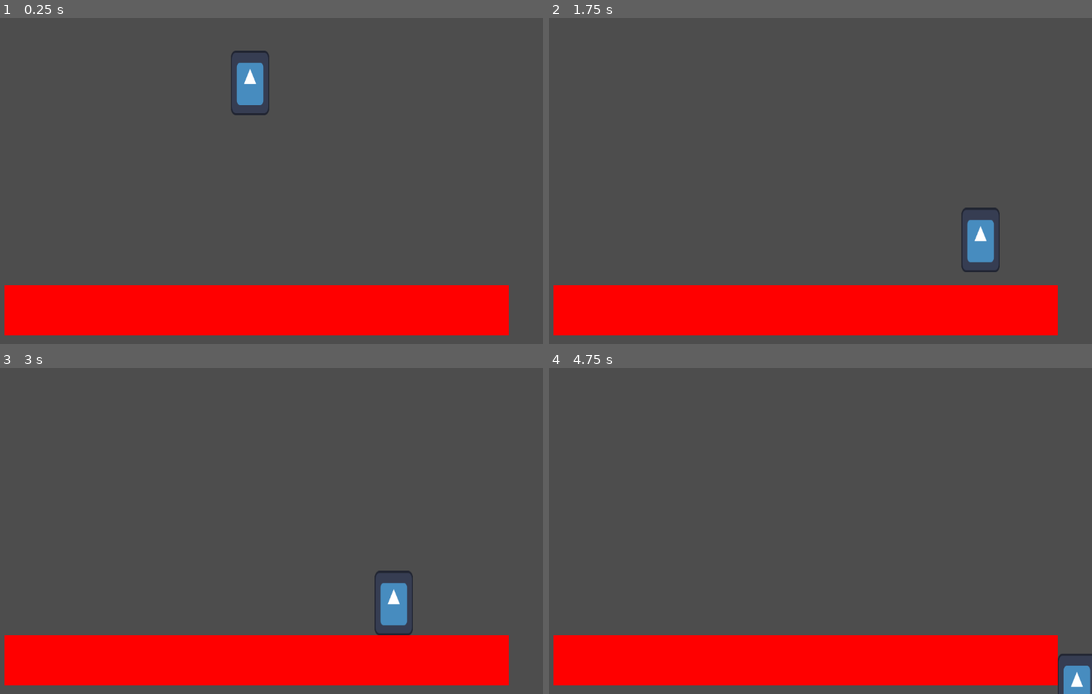
Above: before the commit, frames 1-4 (two rows, left to right).
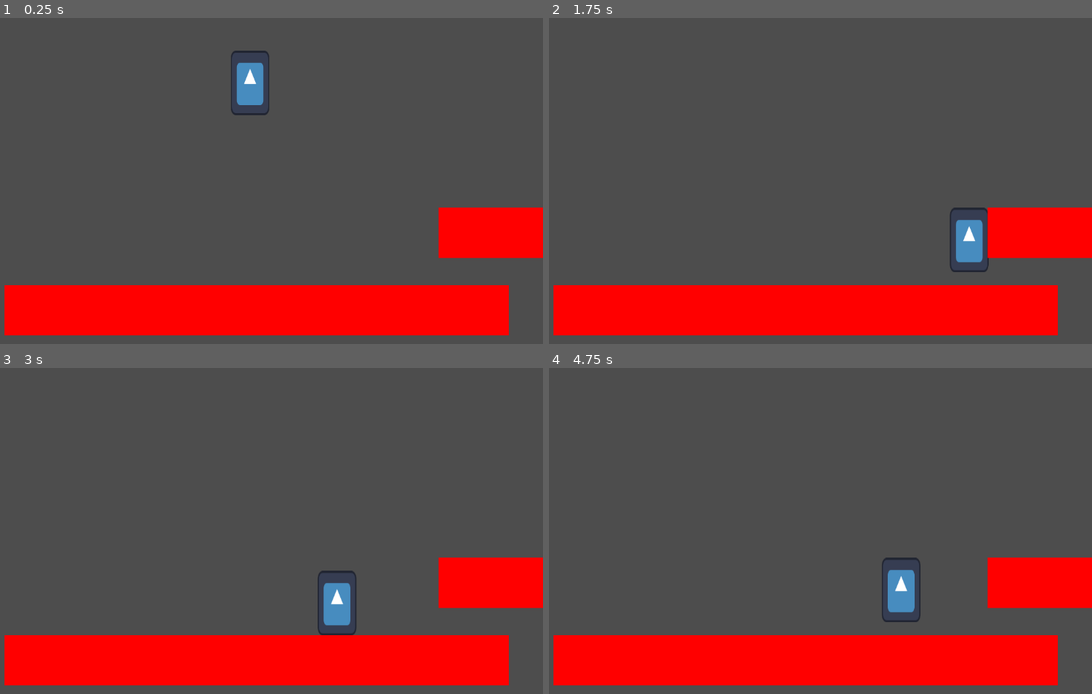
Above: after the commit, the same moments.

Repository: moaatt2/My-First-Game
Game: Godot game, scene res://scenes/world.tscn
The game is run twice, just before and just after one commit, with the same random seed, the same clock (stepped at 60 frames per second) and the same inputs. The engine's default icon, where the game draws it, is replaced by a stand-in: a white triangle on a blue panel in a dark square.
Inputs:
- Up to frame 1 (0.25 s): no input
- Up to frame 2 (1.75 s): hold D (move_right) from 0.53 s (still down); tap Space (jump) at 0.77, 1.52 s
- Up to frame 3 (3 s): release D (move_right) at 2.03 s; hold A (move_left) 2.03-2.78 s; hold D (move_right) from 2.78 s (still down)
- Up to frame 4 (4.75 s): tap Space (jump) at 3.02, 3.77, 4.52 s; release D (move_right) at 4.28 s; hold A (move_left) from 4.28 s (still down)

The runs differ from the first frame. In frame 1, 3.0% of the frame differs, in the area x 80-100%, y 58-74%; in frame 2, 3.7%; in frame 3, 4.7%, in the area x 58-100%, y 58-82%; in frame 4, 4.3%.

Commit message:
Add additional platform to have actual platformer.

Diff:
--- a/scenes/world.tscn
+++ b/scenes/world.tscn
@@ -24,3 +24,14 @@
 [node name="CollisionShape2D" type="CollisionShape2D" parent="Platform"]
 position = Vector2(1, 1)
 shape = SubResource("RectangleShape2D_rwgxs")
+
+[node name="Platform2" type="StaticBody2D" parent="."]
+position = Vector2(1470, 803)
+
+[node name="MeshInstance2D" type="MeshInstance2D" parent="Platform2"]
+modulate = Color(1, 0, 0, 1)
+mesh = SubResource("QuadMesh_nnsk1")
+
+[node name="CollisionShape2D" type="CollisionShape2D" parent="Platform2"]
+position = Vector2(1, 1)
+shape = SubResource("RectangleShape2D_rwgxs")
